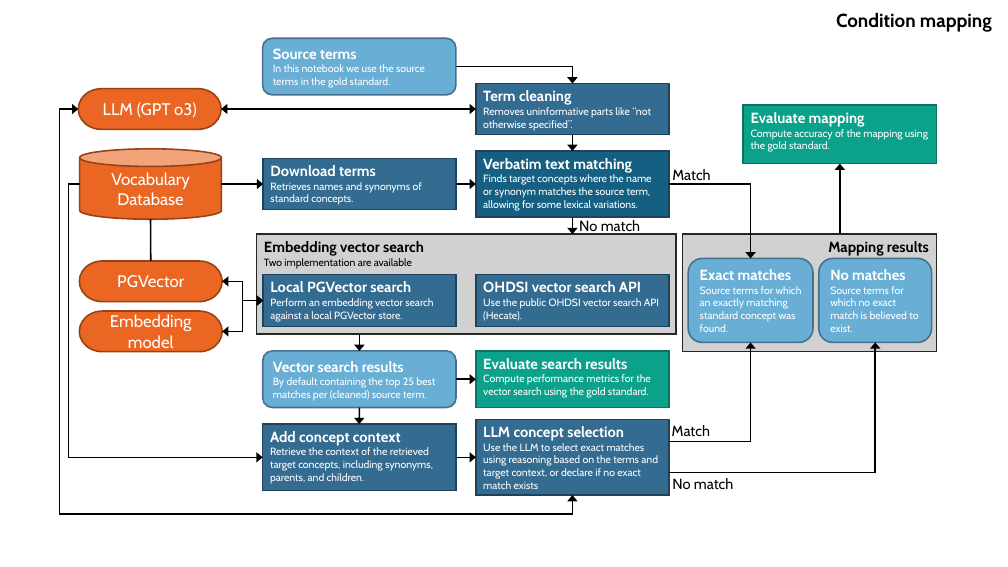
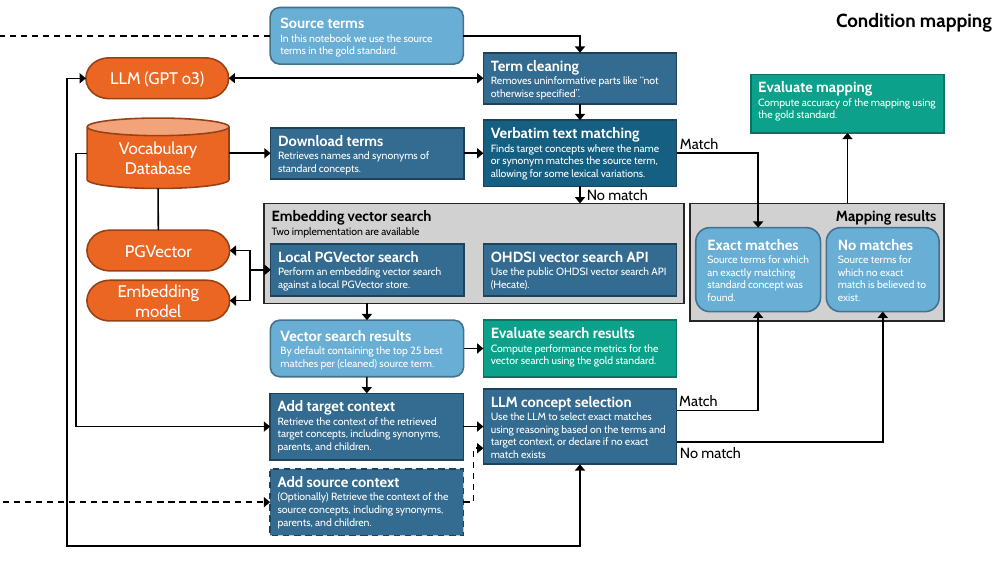
Before and after one commit to OHDSI/Ariadne, a slide deck: slide 1 of docs/assets/AriadneDiagram.pptx. Drawn at 1008x567 pixels with LibreOffice and Linux fonts; fonts in the diff are those of the drawing. Boxes give left, top, right and bottom in pixels: in the first picture for what was removed or moved away, otherwise in the second. Text is boxed around its words. In the diff, an @@ line names an element or a change of style, - is before the commit and + after.

```diff
--- a/docs/assets/AriadneDiagram.pptx
+++ b/docs/assets/AriadneDiagram.pptx
@@ elbow arrow added from (270, 36) to (270, 502), #000000 1.5 pt dashed @@
@@ elbow double arrow moved from (572, 495) - (79, 109) to (580, 464) - (86, 79) @@
@@ 6 rectangles, 2 texts, 2 arrows, 1 pill shape, 1 elbow double arrow, 1 elbow arrow: place and size @@
-6 rectangles, 2 texts, 2 arrows, 1 pill shape, 1 elbow double arrow, 1 elbow arrow at [69,83,937,495]
+6 rectangles, 2 texts, 2 arrows, 1 pill shape, 1 elbow double arrow, 1 elbow arrow at [76,53,944,464]
@@ 7 arrows, 5 rectangles, 4 rounded rectangles, 4 elbow arrows, 2 pill shapes, 2 texts, 2 elbow double arrows, 1 cylinder, 1 line: place and size @@
-7 arrows, 5 rectangles, 4 rounded rectangles, 4 elbow arrows, 2 pill shapes, 2 texts, 2 elbow double arrows, 1 cylinder, 1 line at [79,39,937,491]
+7 arrows, 5 rectangles, 4 rounded rectangles, 4 elbow arrows, 2 pill shapes, 2 texts, 2 elbow double arrows, 1 cylinder, 1 line at [87,8,944,460]
@@ text in rectangle at [278,400,395,415]: text changed @@
-Add concept context
+Add target context
@@ elbow arrow added from (464, 502) to (483, 448), #000000 1.5 pt dashed @@
@@ rectangle added at [270,469,464,535], fill #336B91, outline #1E425A 1.5 pt dashed, 10 pt, text #FFFFFF @@
+Add source context
+(Optionally) Retrieve the context of the source concepts, including synonyms, parents, and children.
```
Also in this commit, not shown: 1 other slide changed, 4 other files.
